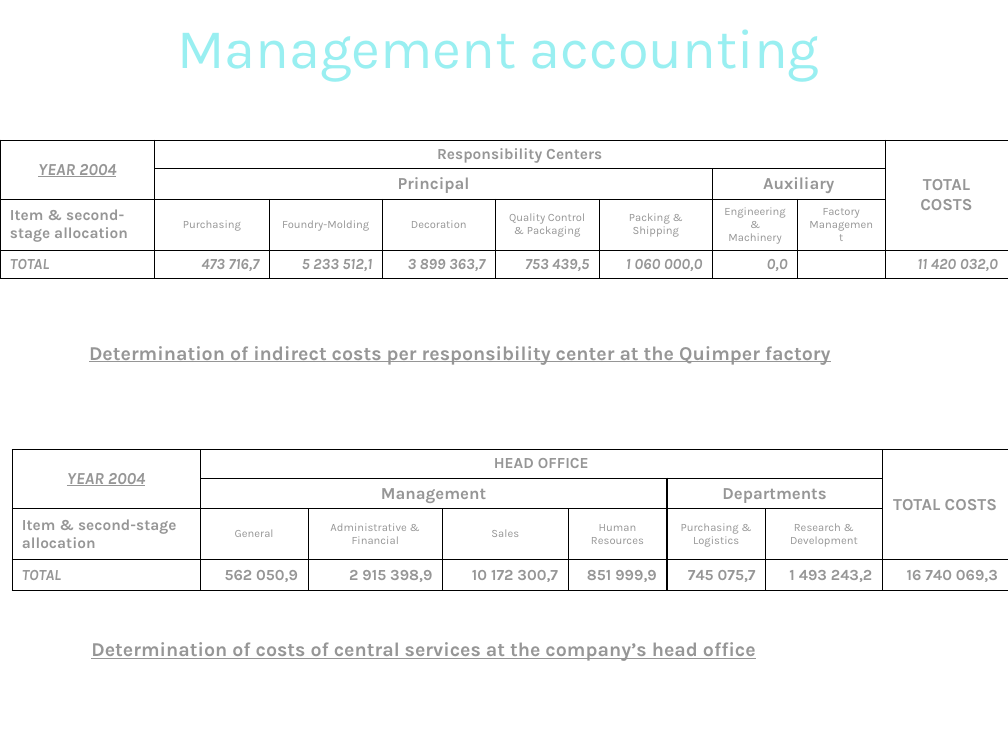
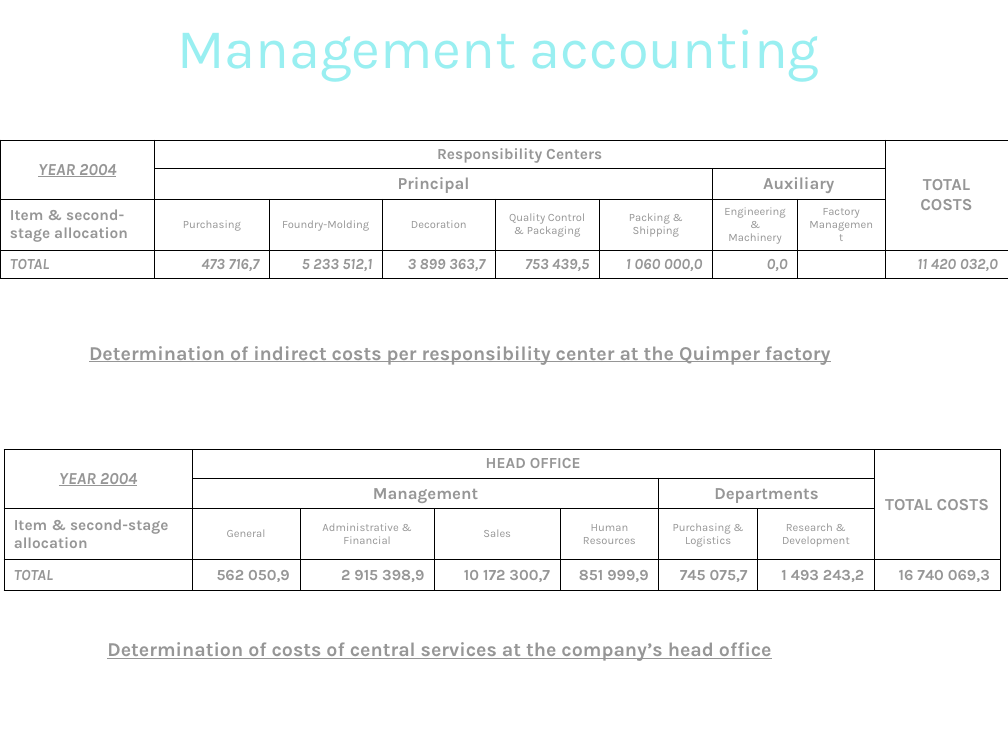
Before and after one commit to pngames/pavillon-noir, a slide deck: slide 14 of .others/tertiaire/tertiaire_finance.ppt. Drawn at 1008x756 pixels with LibreOffice and Linux fonts; fonts in the diff are those of the drawing; background and template pictures are left out. Boxes give left, top, right and bottom in pixels: in the first picture for what was removed or moved away, otherwise in the second. Text is boxed around its words. In the diff, an @@ line names an element or a change of style, - is before the commit and + after.

```diff
--- a/.others/tertiaire/tertiaire_finance.ppt
+++ b/.others/tertiaire/tertiaire_finance.ppt
@@ table: place and size @@
-table at (12, 450, 1008, 591)
+table at (4, 450, 1002, 591)
@@ text "Determination of costs of central ...": place and size @@
-text "Determination of costs of central ..." at (91, 642, 756, 661)
+text "Determination of costs of central ..." at (107, 642, 772, 661)
```
Also in this commit, not shown: 9 other slides changed.
